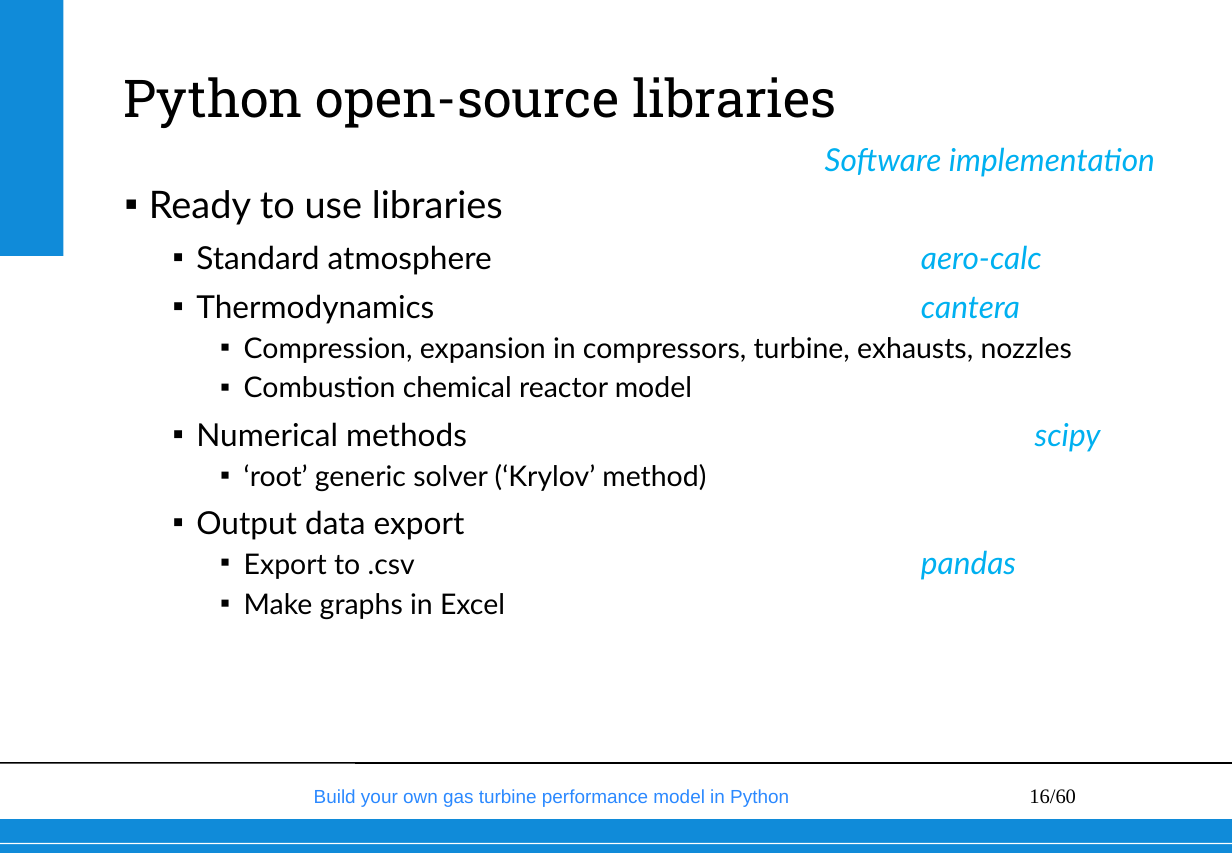
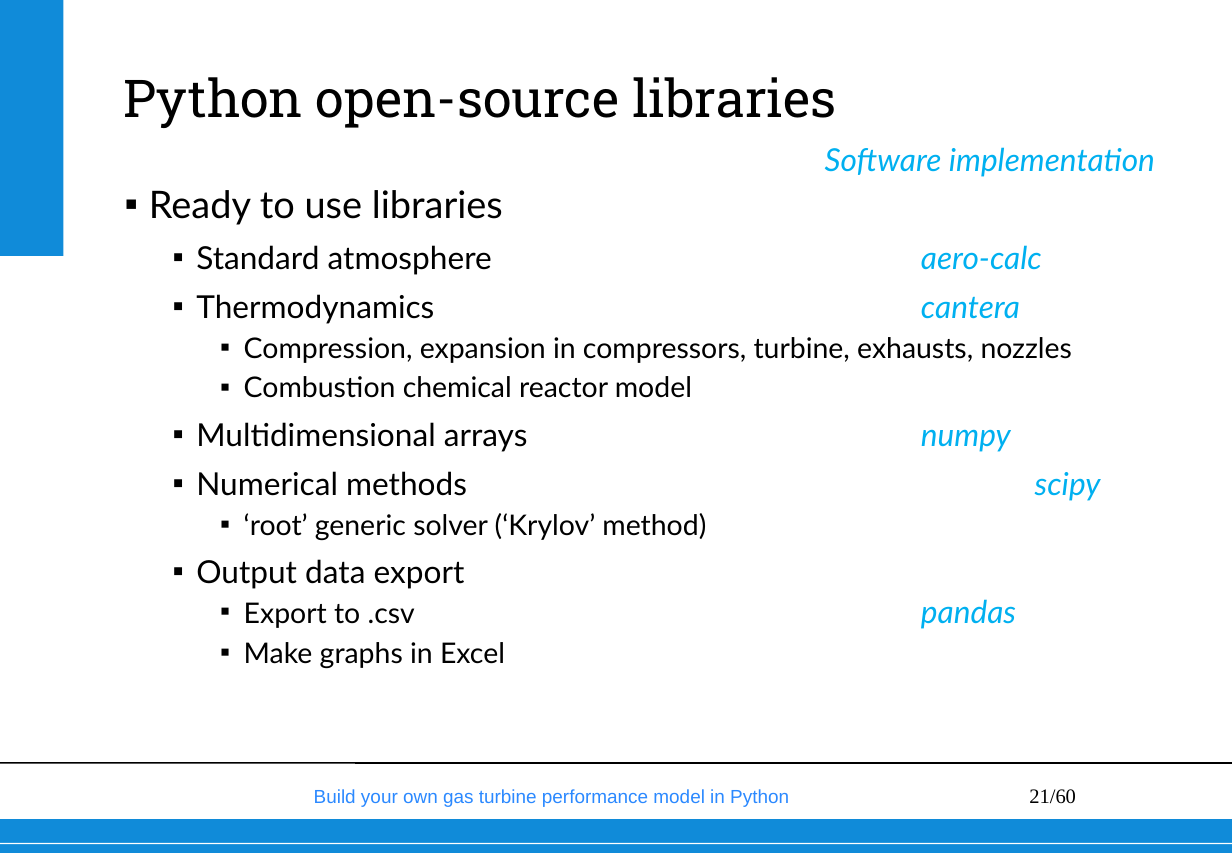
Before and after one commit to wvisser1958/GSPy, a slide deck: slide 21 of doc/Build your own gas turbine performance model from scratch.pptx (slide 16 before the commit). Drawn at 1232x853 pixels with LibreOffice and Linux fonts; fonts in the diff are those of the drawing; background and template pictures are left out. Boxes give left, top, right and bottom in pixels: in the first picture for what was removed or moved away, otherwise in the second. Text is boxed around its words. In the diff, an @@ line names an element or a change of style, - is before the commit and + after.

```diff
--- a/doc/Build your own gas turbine performance model from scratch.pptx
+++ b/doc/Build your own gas turbine performance model from scratch.pptx
@@ text at (196,422,1011,452): paragraph added @@
+  ▪ Multidimensional arrays numpy
@@ page number at (1029,789,1076,804): text changed @@
-16/60
+21/60
```
Also in this commit, not shown: 2 other slides changed, 10 slides added.
